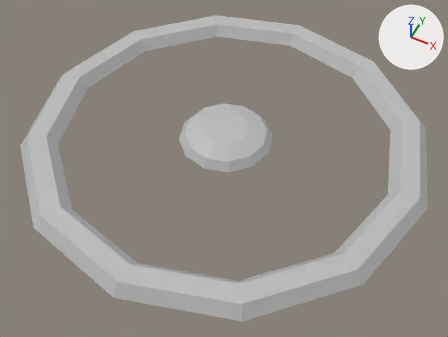
Two versions of the FBX model UnityProject/Assets/Models/VR specific/FeetIndicatorGraphic.fbx, one commit apart.
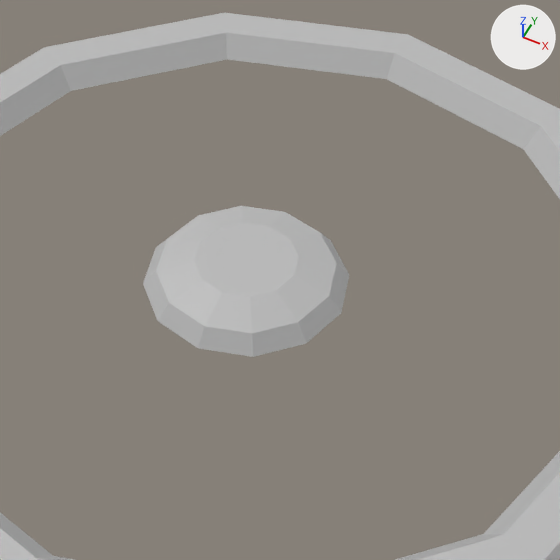
Each version is shown whole from a 50 mm lens placed at (0.01051, -0.02125, 0.02395), pointed at (0.00055, -0.00134, -0.00094), then close up on the part from 25% to 82% of the width and 3% to 79% of the height. Lighting does not change. The marker at upper right points along +X, +Y and +Z. Where no turn or scale is listed for an object, it has been applied to the vertices.
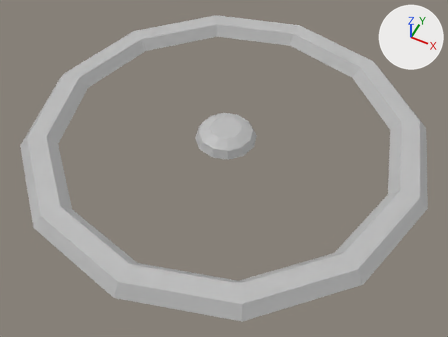
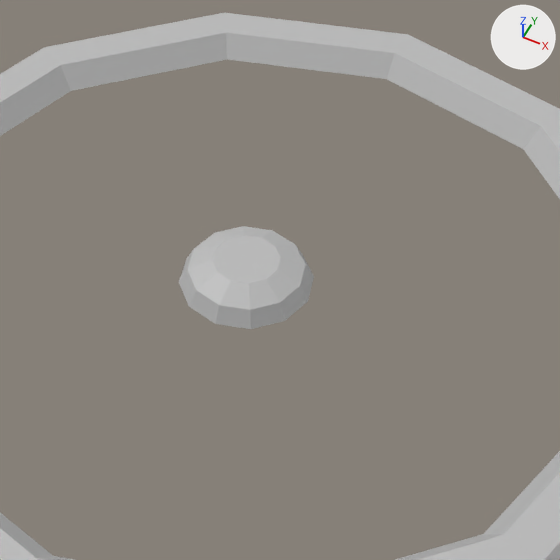
Where the change shows, as pixel boxes (x1, y1, x2, y2) in the close-ups (560 x 560 px; the box of a moved part takes in the faces that stretch with it):
part 1 of me_mesh, moved or reshaped
    before: (143, 206, 349, 357)
    after: (179, 226, 314, 329)

The edits, one by one:
me_mesh has 86 vertices, 96 faces and spans x -0.011..0.011, y -0.011..0.011, z 0.0..0.0007.
me_mesh is used by ob_psphere2; location (0.0, 0.0, 0.0).
me_mesh part 1: the loose piece of 38 vertices spanning x -0.0026..0.0026, y -0.0026..0.0026, z 0.0..0.0007 is scaled about its middle by (0.655, 0.655, 1).
